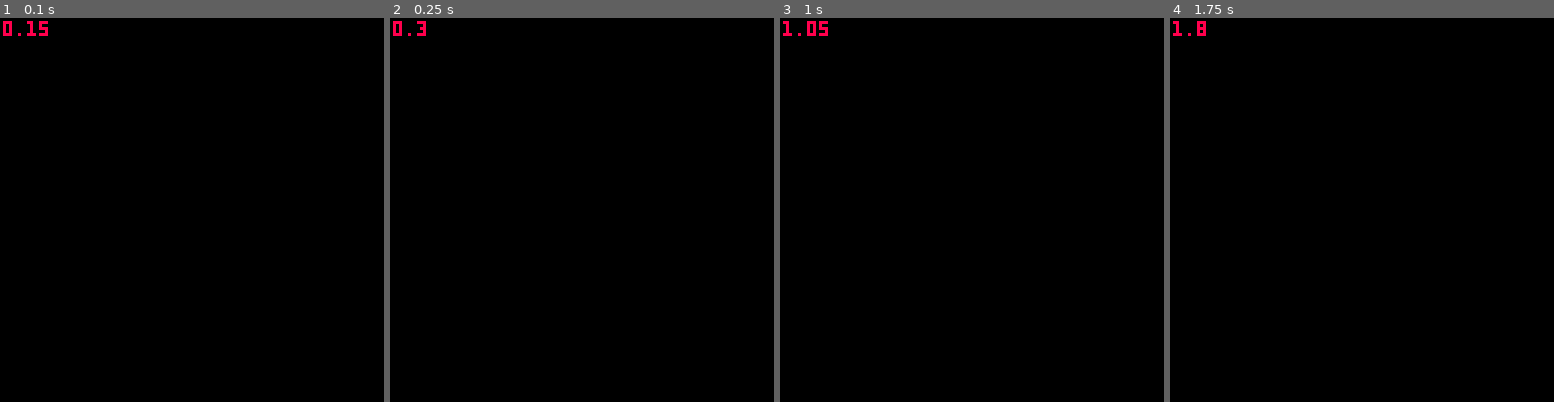
Above: before the commit, frames 1-4 (left to right).
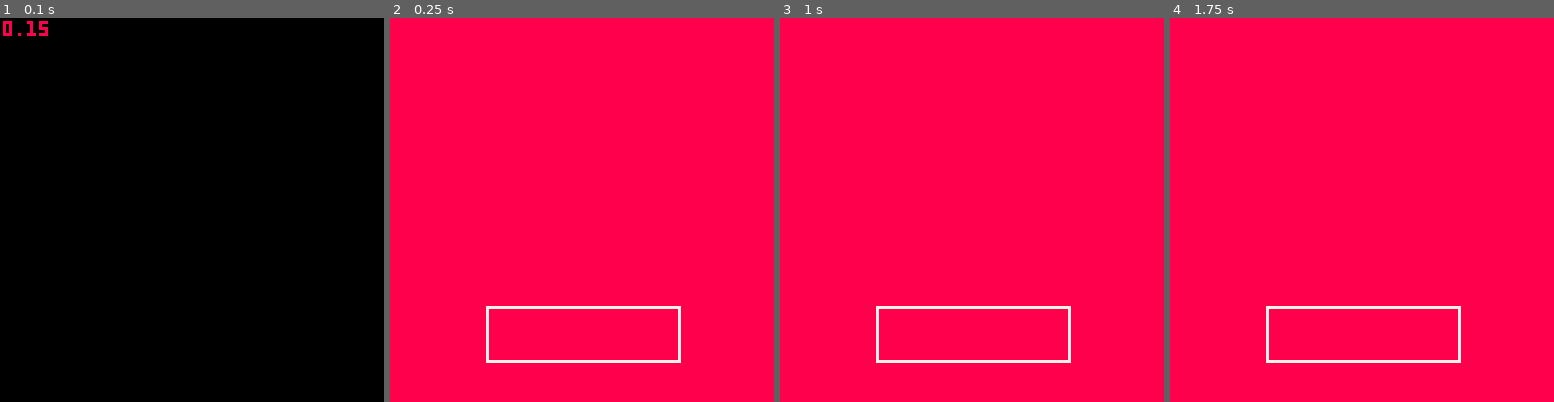
Above: after the commit, the same moments.

Repository: karjona/ondatra
Game: PICO-8 cartridge ondatra.p8
The game is run twice, just before and just after one commit, with the same random seed, the same clock (stepped at 60 frames per second) and the same inputs.
Inputs:
- Up to frame 1 (0.1 s): no input
- Up to frame 2 (0.25 s): no input
- Up to frame 3 (1 s): no input
- Up to frame 4 (1.75 s): no input

Frame 1 is identical in both runs. In frame 2, 100% of the frame differs, in the area x 0-100%, y 0-100%; in frame 3, 100%; in frame 4, 100%.

Commit message:
Mock radio message functions

Diff:
--- a/ondatra.p8
+++ b/ondatra.p8
@@ -4,6 +4,8 @@
 #include src/main.lua
 #include src/scenes/logo.lua
 #include src/scenes/battle.lua
+
+#include src/utilities/say.lua
 __gfx__
 00000000000000000000000000000000000000000000000000000000000000000000000000000000000000000000000000000000000000000000000000000000
 00000000000000000000000000000000000000000000000000000000000000000000000000000000000000000000000000000000000000000000000000000000
--- a/src/main.lua
+++ b/src/main.lua
@@ -5,7 +5,7 @@
 end_time = t()
 
 function _init()
-  end_time = t() + 4
+  end_time = t() + 0.2
   _drw = drw_logo
   _upd = upd_logo
 end
@@ -20,6 +20,8 @@
 end
 
 function start_game()
+  radio = {}
+  say("a.", "hello!")
   _upd = upd_battle
   _drw = drw_battle
 end
--- a/src/scenes/battle.lua
+++ b/src/scenes/battle.lua
@@ -3,4 +3,5 @@
 
 function drw_battle()
   cls(8)
+  print_radio()
 end
--- /dev/null
+++ b/src/utilities/say.lua
@@ -0,0 +1,14 @@
+function say(actor, message)
+  local radio_message = {
+    actor = actor,
+    message = message
+  }
+
+  add(radio, radio_message)
+end
+
+function print_radio()
+  if #radio > 0 then
+    rect(32, 96, 96, 114, 7)
+  end
+end
